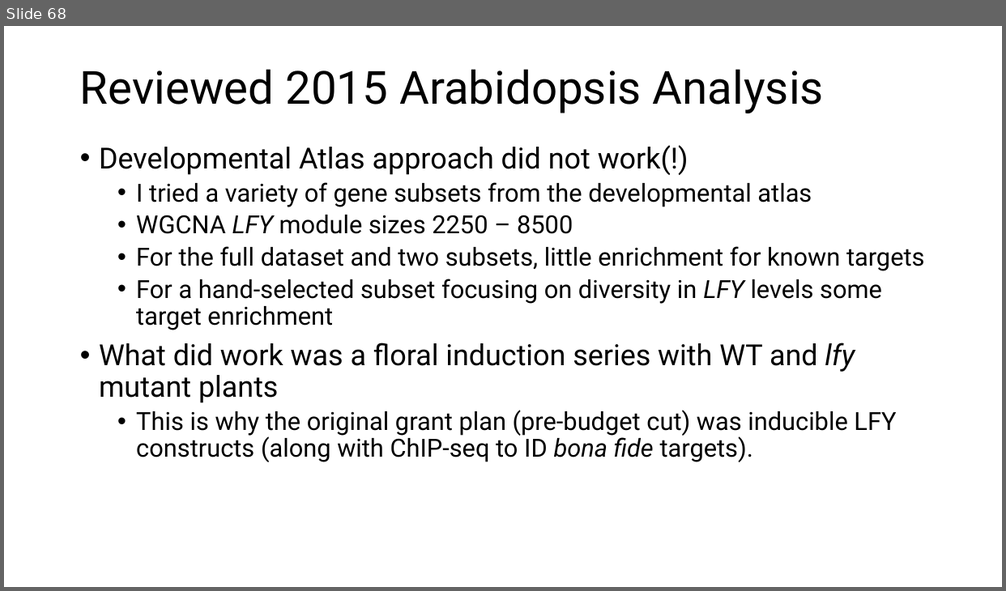
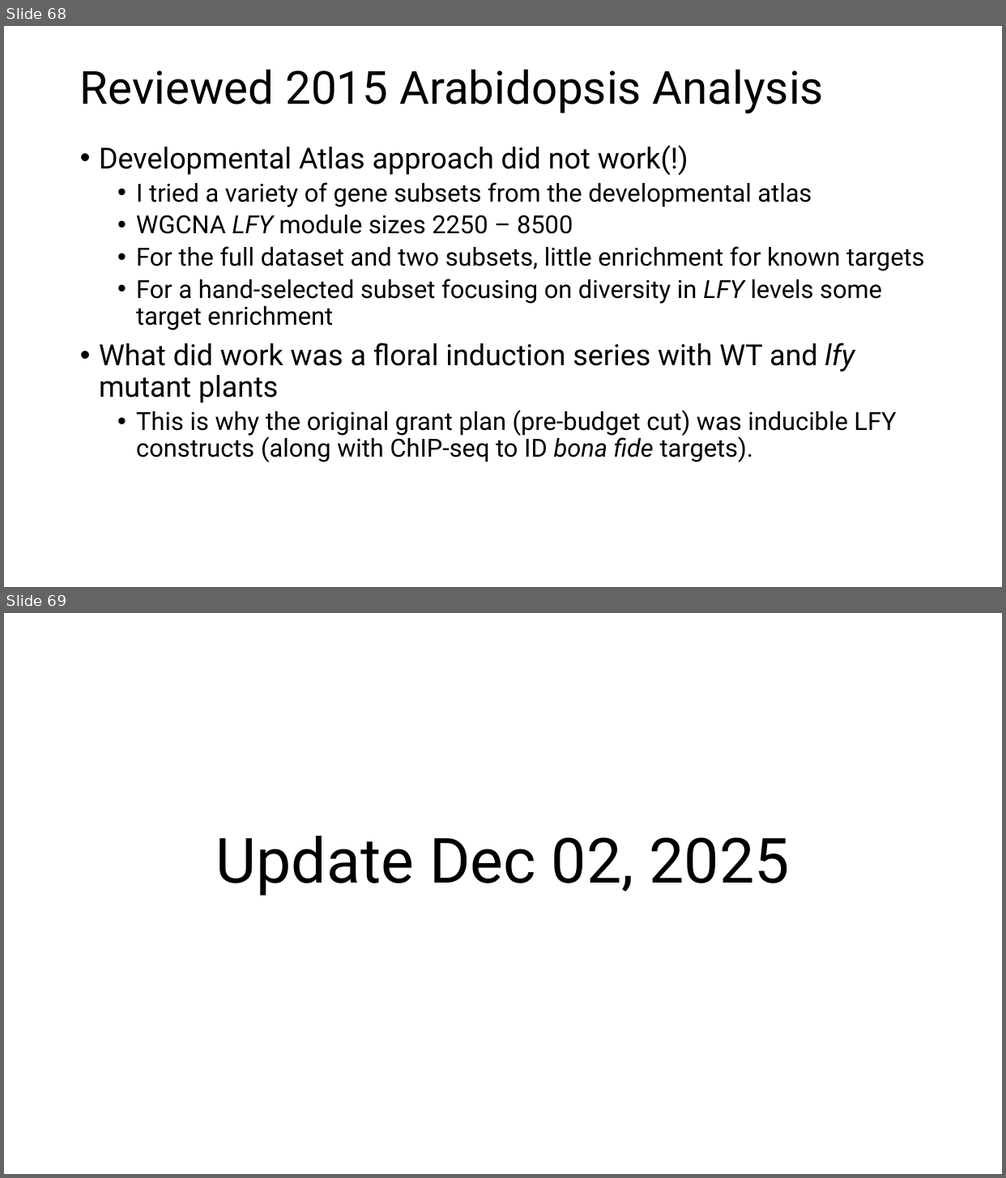
Before and after one commit to MaloofLab/McConnell-Ceratopteris-RNAseq, a slide deck: Presentation-2025-06-20.pptx. Shown one above the other, each under a label of ours: slide 68 before the commit, slides 68 and 69 after it. The pictures are 1006x591 and 1006x1178 pixels, drawn with LibreOffice and Linux fonts; fonts in the diff are those of the drawing. Boxes give left, top, right and bottom in pixels: in the first picture for what was removed or moved away, otherwise in the second. Text is boxed around its words. In the diff, an @@ line names an element or a change of style, - is before the commit and + after.

```diff
--- a/Presentation-2025-06-20.pptx
+++ b/Presentation-2025-06-20.pptx
@@ slide 69 added at [4,613,1002,1174], background #FFFFFF @@
@@ title added at [216,836,790,896], 60 pt, text #000000 @@
+Update Dec 02, 2025
```
Also in this commit, not shown: 9 other slides added, 15 other files.
